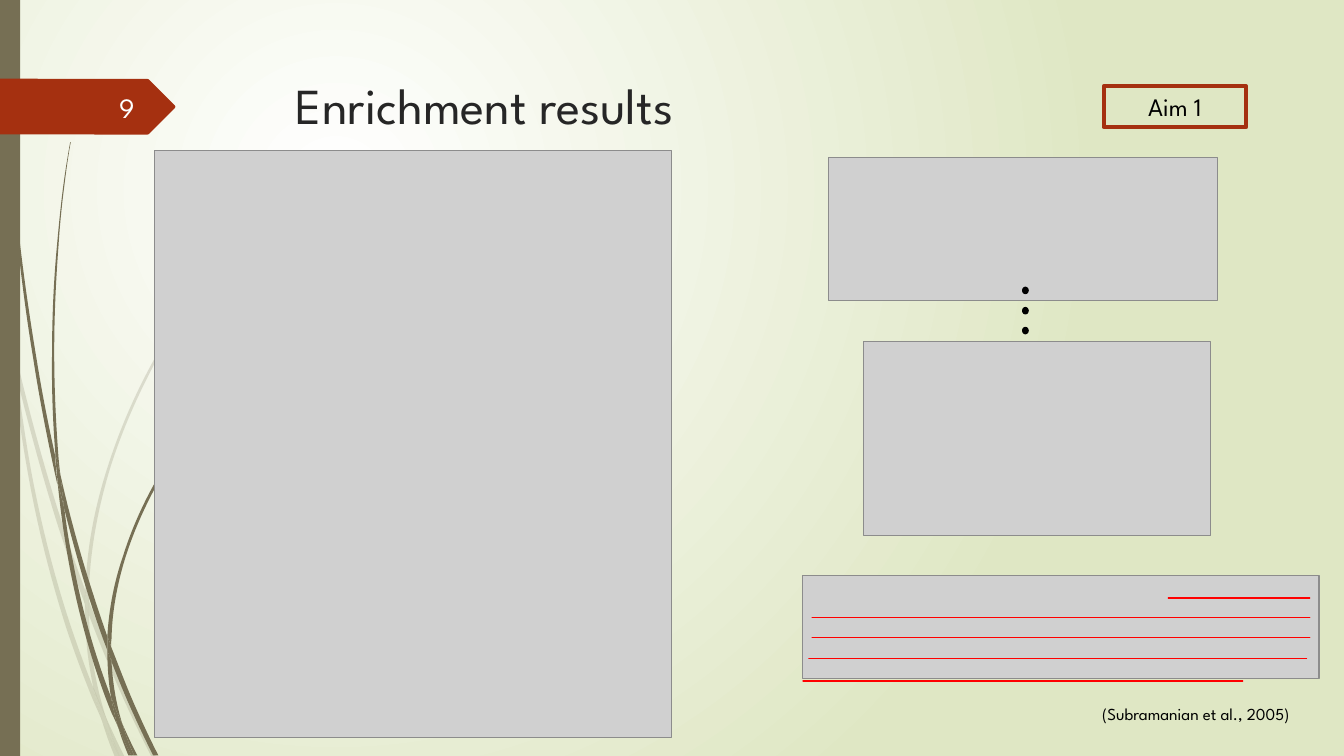
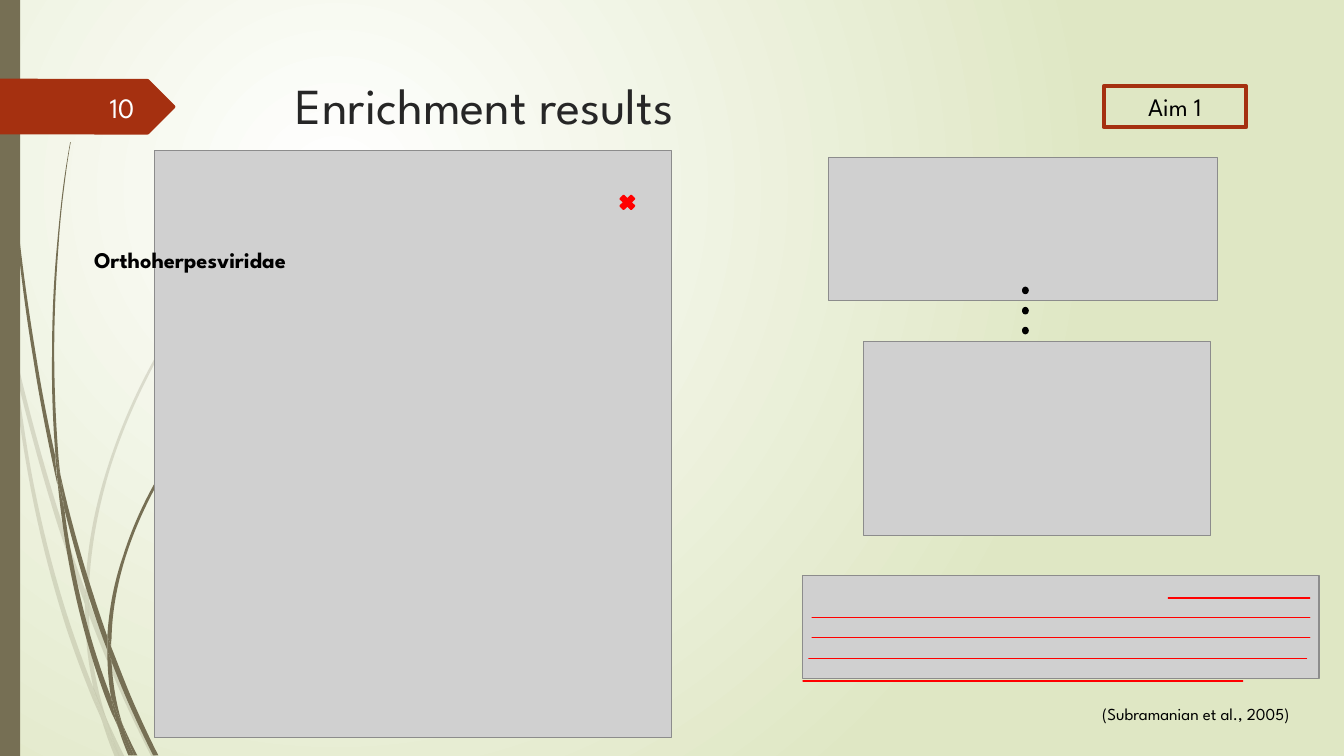
Before and after one commit to Lai-jun-yan/Academia-Sinica-internship-project, a slide deck: slide 10 of 暑期實習進度報告/presentation_final.pptx (slide 9 before the commit). Drawn at 1344x756 pixels with LibreOffice and Linux fonts; fonts in the diff are those of the drawing; grey boxes stand for pictures. Boxes give left, top, right and bottom in pixels: in the first picture for what was removed or moved away, otherwise in the second. Text is boxed around its words. In the diff, an @@ line names an element or a change of style, - is before the commit and + after.

```diff
--- a/暑期實習進度報告/presentation_final.pptx
+++ b/暑期實習進度報告/presentation_final.pptx
@@ page number at (110,99,135,119): text changed @@
-9
+10
@@ cross added at (617,193,638,213), fill #FF0000, outline #FF0000 1.25 pt @@
@@ text added at (94,246,286,275), 16 pt, text #000000, bold @@
+Orthoherpesviridae
```
Also in this commit, not shown: 7 other slides changed, 1 slide added.
